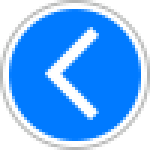
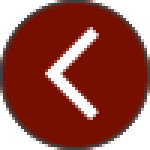
Layers edited between the first and the second 150×150 image:
painted on "Border" over [0, 0, 150, 150]
painted on "Background" over [0, 0, 150, 150]
